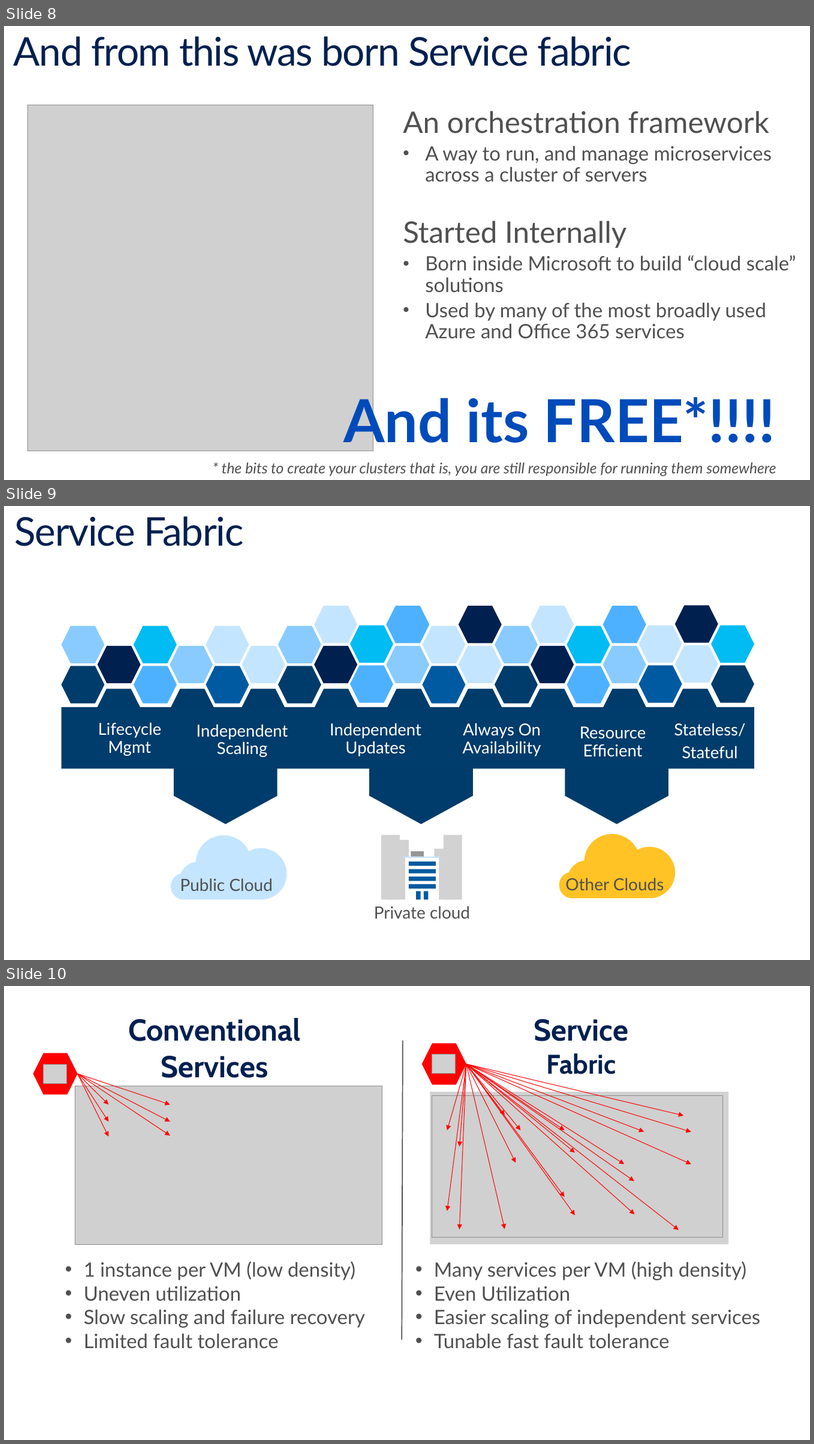
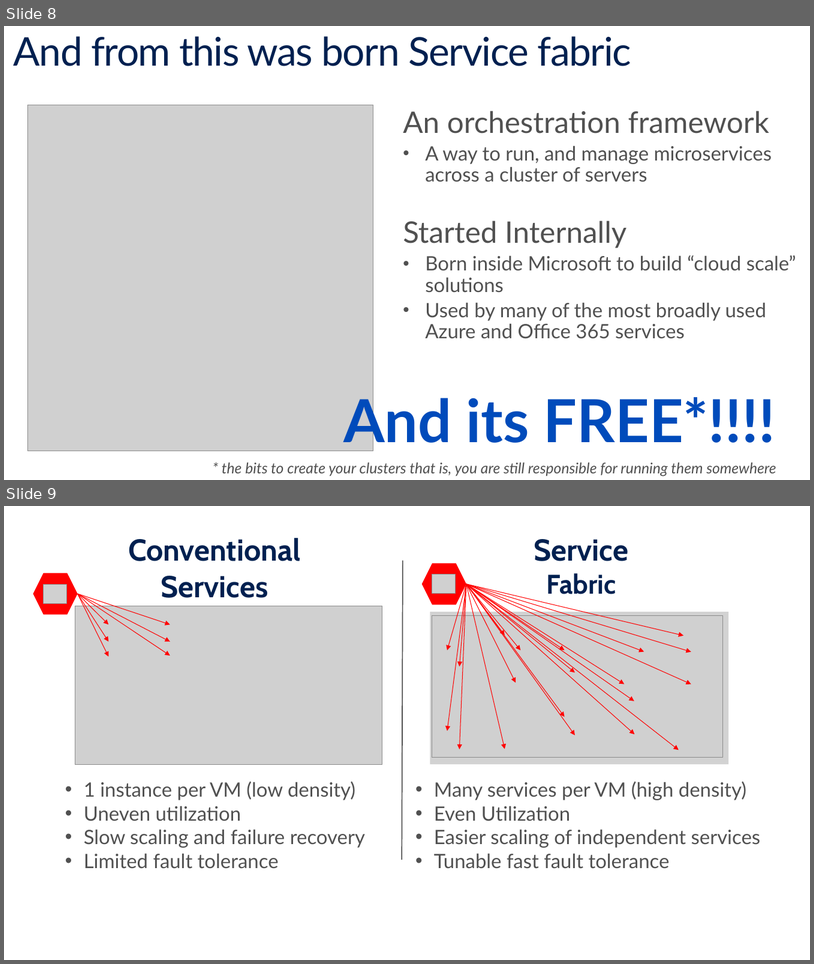
Before and after one commit to brentstineman/PersonalStuff, a slide deck: Presentations/Service Fabric/ServiceFabric Introduction.pptx. Shown one above the other, each under a label of ours: slides 8, 9 and 10 before the commit, slides 8 and 9 after it. The pictures are 814x1444 and 814x964 pixels, drawn with LibreOffice and Linux fonts; fonts in the diff are those of the drawing; grey boxes stand for pictures. Boxes give left, top, right and bottom in pixels: in the first picture for what was removed or moved away, otherwise in the second. Text is boxed around its words. In the diff, an @@ line names an element or a change of style, - is before the commit and + after.

```diff
--- a/Presentations/Service Fabric/ServiceFabric Introduction.pptx
+++ b/Presentations/Service Fabric/ServiceFabric Introduction.pptx
@@ slide 9 removed at bbox=[4, 506, 810, 960], background #FFFFFF @@
@@ title removed at bbox=[15, 516, 243, 546] @@
-Service Fabric
@@ group removed at bbox=[62, 605, 755, 918]: 44 hexagons, 14 rectangles, 9 texts, 3 pentagon arrows, 2 freeform shapes @@
-Private cloud
-LifecycleMgmt
-Independent Scaling
-Independent Updates
-Always On
-Availability
-Resource
-Efficient
-Stateless/
-Stateful
-Public Cloud
-Other Clouds
@@ what was slide 10 is now slide 9 @@
```
Also in this commit, not shown: 3 slides changed, 1 slide added, 3 other slides removed.
